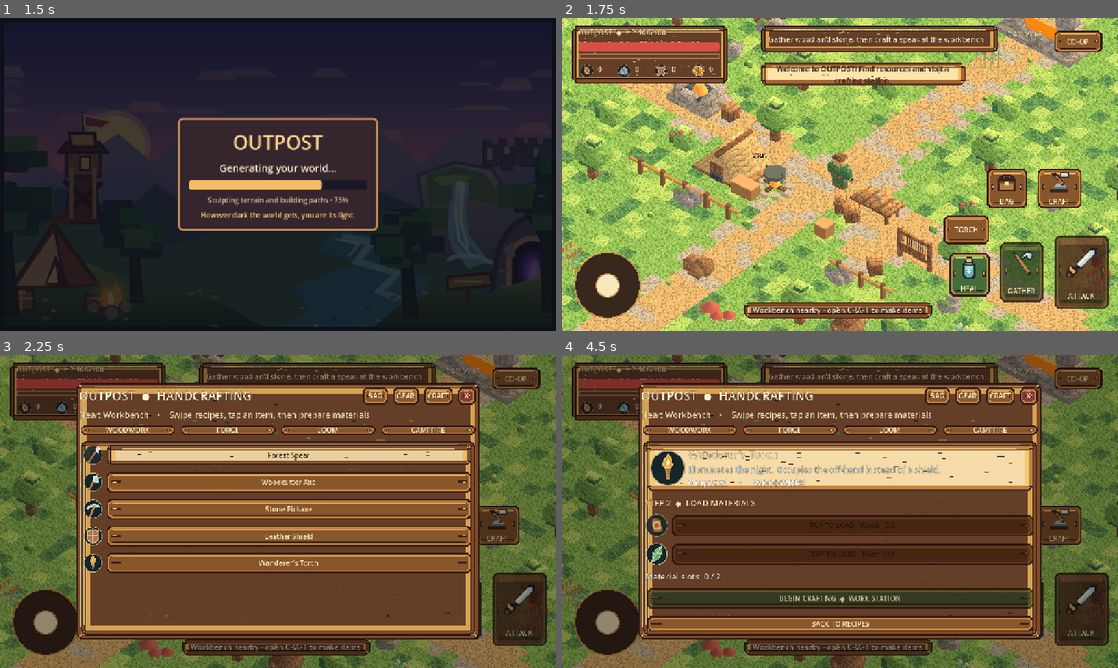
Above: before the commit, frames 1-4 (two rows, left to right).
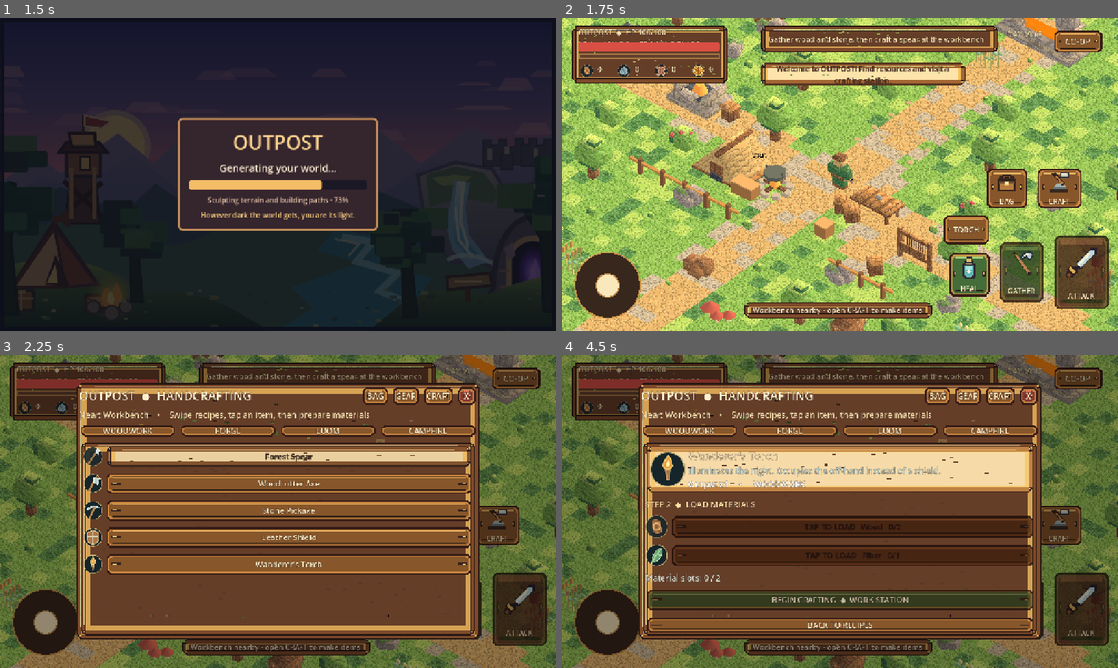
Above: after the commit, the same moments.

Repository: Smurfis/outpost-rpg
Game: Godot game, scene res://scenes/ui/company_splash.tscn
The game is run twice, just before and just after one commit, with the same random seed, the same clock (stepped at 60 frames per second) and the same inputs.
Inputs (mouse positions are in pixels of both pictures, inside the frame that each line leads up to):
- Up to frame 1 (1.5 s): tap Enter at 0.5 s; move the mouse to (400, 158) at 0.52 s; hold D 0.53-1.25 s; tap E at 0.6 s; click (400, 158) at 0.67 s; tap Space at 0.77, 1.07 s; drag from (166, 190) to (250, 237) at 1.27 s
- Up to frame 2 (1.75 s): no input
- Up to frame 3 (2.25 s): move the mouse to (333, 442) at 2.02 s; hold D (outpost_right) from 2.03 s (still down); hold C (outpost_craft) from 2.03 s (still down)
- Up to frame 4 (4.5 s): release D (outpost_right) at 2.75 s; release C (outpost_craft) at 2.75 s; click "CO-OP" at 2.75 s; click "TORCH" at 3.5 s; click "NEXT ◆ PREPARE ITEM" at 4.25 s

Frame 1 is identical in both runs. In frame 2, less than 0.1% of the frame differs, in the area x 70-95%, y 6-69%; in frame 3, 14%; in frame 4, 14%, in the area x 14-95%, y 6-89%.

Commit message:
ui(phone): enlarge crafting menu button text with readable contrast outline

Diff:
--- a/scripts/ui/outpost_skin.gd
+++ b/scripts/ui/outpost_skin.gd
@@ -142,6 +142,8 @@
 	button.add_theme_color_override("font_hover_color", text_color)
 	button.add_theme_color_override("font_pressed_color", text_color)
 	button.add_theme_color_override("font_disabled_color", text_color.darkened(0.21))
-	button.add_theme_font_size_override("font_size", 16)
+	button.add_theme_font_size_override("font_size", 18)
+	button.add_theme_color_override("font_outline_color", Color("#21161a"))
+	button.add_theme_constant_override("outline_size", 2)
 	button.focus_mode = Control.FOCUS_NONE
 	button.texture_filter = CanvasItem.TEXTURE_FILTER_NEAREST
